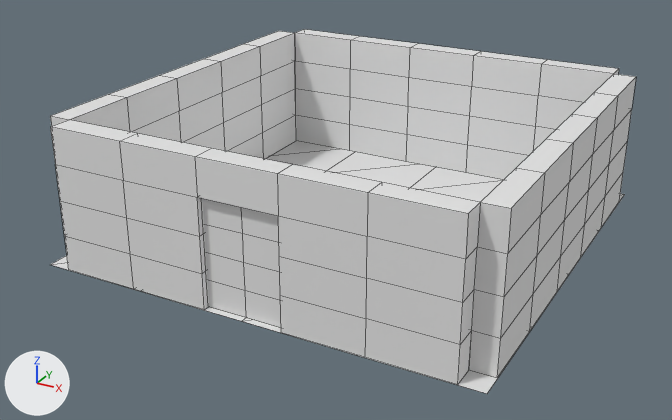
The FBX model Josh/fbx/SpawnRoom.FBX: old version first, new version second.
Both versions are drawn from a 50 mm camera at (2.07, -4.05, 2.09) aimed at (-0.07, -0.15, 0.14). The lights are fixed; the arrows at lower left show +X, +Y and +Z. Mesh edges are drawn as thin lines. Materials are left out; every surface is plain grey. Where no turn or scale is listed for an object, it has been applied to the vertices.
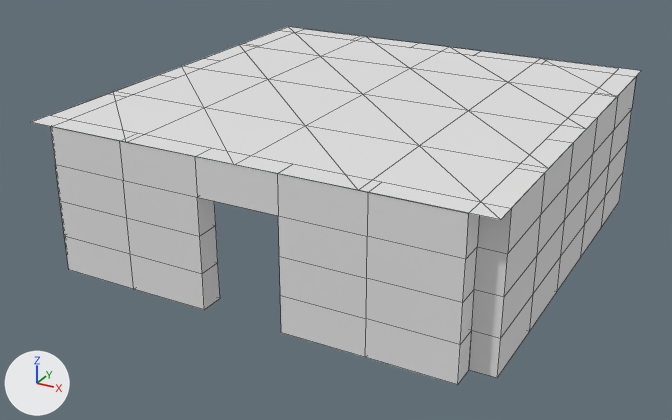
Changed parts and their boxes [x1, y1, x2, y2] in the pictures (672 x 420 px):
```json
{"object": "Plane001", "change": "moved", "before": [50, 141, 625, 394], "after": [32, 27, 641, 220]}
{"object": "Box007", "change": "deleted", "before": [202, 198, 246, 317]}
{"object": "Box005", "change": "deleted", "before": [241, 207, 281, 327]}
{"object": "Box004", "change": "unchanged, covered by the edit", "before": [294, 29, 619, 180]}
{"object": "Box001", "change": "unchanged, covered by the edit", "before": [50, 31, 296, 159]}
```

The change, as JSON lines over the scene's bpy script:
```json
{"op": "remove", "block": "ob_box007", "code": ["ob_box007 = bpy.data.objects.new('Box007', me_mesh_006)", "ob_box007.location = (-0.092, -1.099, 0.271)"]}
{"op": "remove", "block": "ob_box005", "code": ["ob_box005 = bpy.data.objects.new('Box005', me_mesh_004)", "ob_box005.location = (0.115, -1.099, 0.271)"]}
{"op": "set", "path": "ob_plane001.location", "old": "(0.0, 0.0, 0.0)", "new": "(0.0, 0.0, 0.734)"}
```
